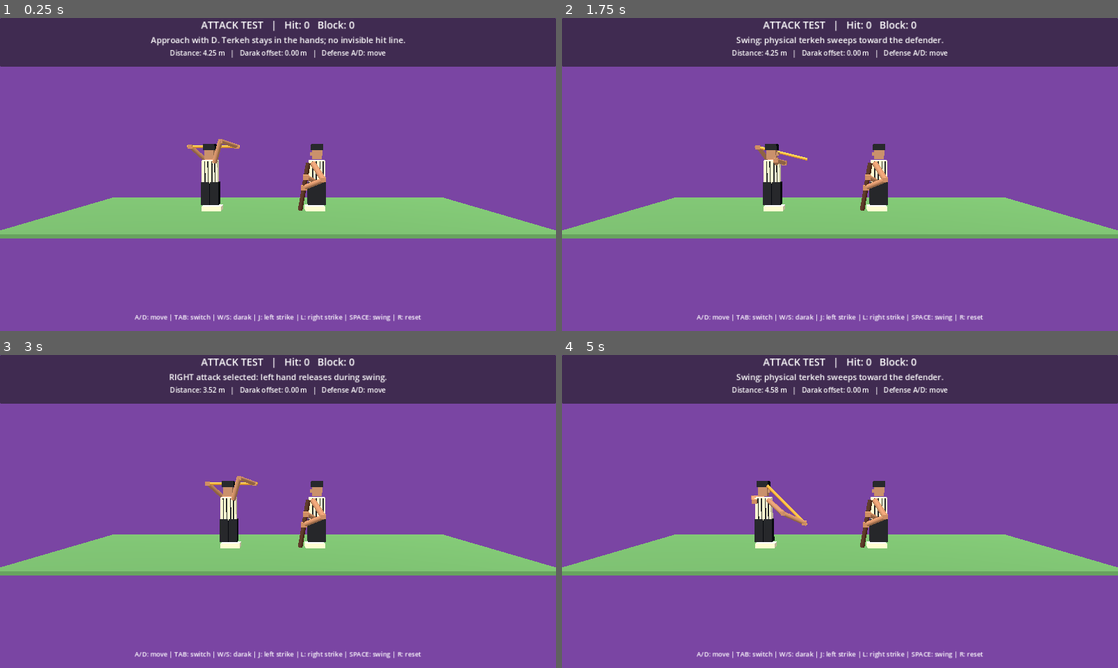
Above: before the commit, frames 1-4 (two rows, left to right).
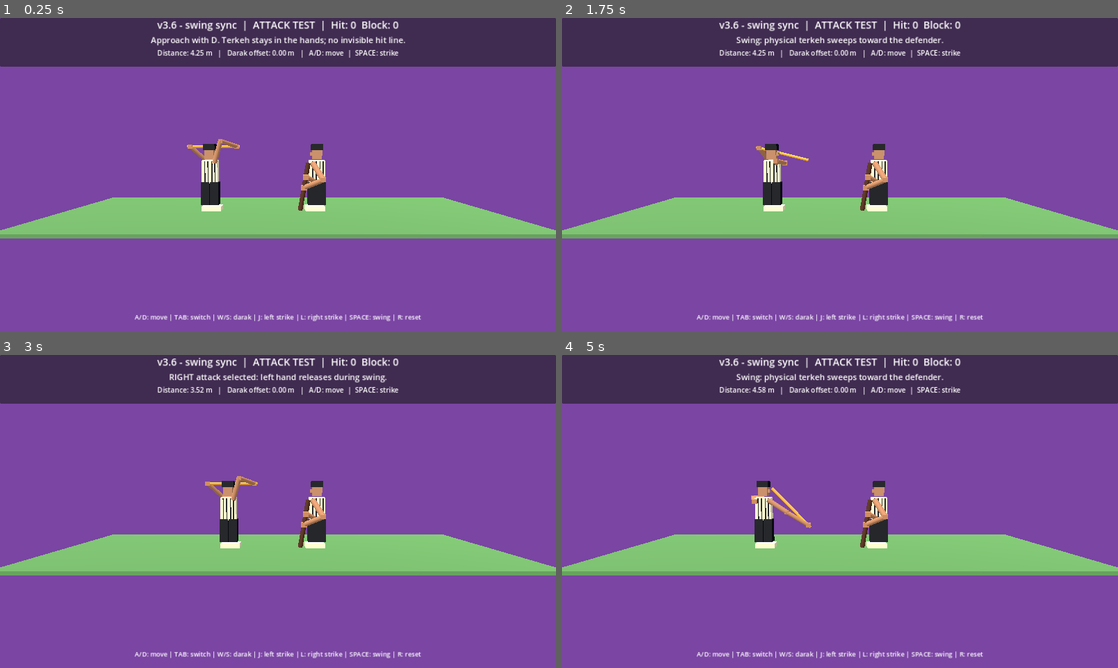
Above: after the commit, the same moments.

Repository: vahidainima-prog/tarke-darak-game
Game: Godot game, scene res://main.tscn
Same seed, same stepped clock (60 frames per second), same inputs: the game is played once before the commit and once after it.
Inputs:
- Up to frame 1 (0.25 s): no input
- Up to frame 2 (1.75 s): tap Enter at 0.5 s; hold D 0.53-1.28 s; tap Tab at 0.6 s; tap Space at 0.77, 1.52 s; hold S from 1.28 s (still down); tap R at 1.35 s
- Up to frame 3 (3 s): release S at 2.03 s; hold D 2.03-2.78 s; tap J at 2.1 s; hold W from 2.78 s (still down); tap L at 2.85 s
- Up to frame 4 (5 s): tap Space at 3.02, 3.77, 4.52 s; release W at 3.53 s; hold A from 3.53 s (still down); tap Tab at 3.6 s; tap R at 4.35 s

The runs differ from the first frame. In frame 1, 1.2% of the frame differs, in the area x 28-72%, y 0-13%; in frame 2, 1.2%; in frame 3, 1.2%; in frame 4, 1.4%, in the area x 28-72%, y 0-56%.

Commit message:
Add visible build version for sync diagnosis and refine forward shin-level follow-through

Diff:
--- a/tarke_darak_godot_v2/main.gd
+++ b/tarke_darak_godot_v2/main.gd
@@ -2,6 +2,7 @@
 
 # Godot 4.x — visual mechanics test. Side camera looks along -Z.
 # Feint depth: negative Z is BEHIND the attacker; positive Z is IN FRONT.
+const BUILD_LABEL := "v3.6 - swing sync"
 const DEF_X := 1.55
 const MIN_X := -4.7
 const MAX_X := 0.35
@@ -284,11 +285,12 @@
  # A full follow-through: the tip travels forward and down toward the shins.
  # Lateral depth passes through the guard plane before the leg plane.
  var angle := lerpf(0.0, -0.95, t)
- var z := lerpf(-0.46 + feint_depth * 0.25, 0.48, smoothstep(0.0, 0.72, t))
- z = lerpf(z, 0.08, smoothstep(0.72, 1.0, t))
+ var z := lerpf(-0.46 + feint_depth * 0.25, 0.38, smoothstep(0.0, 0.65, t))
+ z = lerpf(z, 0.05, smoothstep(0.65, 1.0, t))
  # The rod extends on BOTH sides of the two-handed grip, rather than
  # pointing out from a single hand. This keeps the ready pose horizontal.
- var grip_center := Vector3(attack_x + 0.05 + 1.10 * t, 2.57 - 1.02 * t, z)
+ # The holding hand drives the rod forward; the tip drops to shin height.
+ var grip_center := Vector3(attack_x + 0.05 + 1.28 * t, 2.57 - 1.15 * t, z)
  var direction := Vector3(cos(angle), sin(angle), 0.0)
  var butt := grip_center - direction * (STICK_LENGTH * 0.5)
  var tip := grip_center + direction * (STICK_LENGTH * 0.5)
@@ -449,5 +451,5 @@
    active_attack = false
    swing = -1.0
  update_visuals()
- header.text = ("DEFENSE TEST" if defending else "ATTACK TEST") + "   |   Hit: %d   Block: %d" % [score_hit, score_block]
- detail.text = "Distance: %.2f m   |   Darak offset: %.2f m   |   Defense A/D: move" % [defender_x - attack_x, guard_shift]
+ header.text = BUILD_LABEL + "  |  " + ("DEFENSE TEST" if defending else "ATTACK TEST") + "  |  Hit: %d  Block: %d" % [score_hit, score_block]
+ detail.text = "Distance: %.2f m   |   Darak offset: %.2f m   |   A/D: move  |  SPACE: strike" % [defender_x - attack_x, guard_shift]
